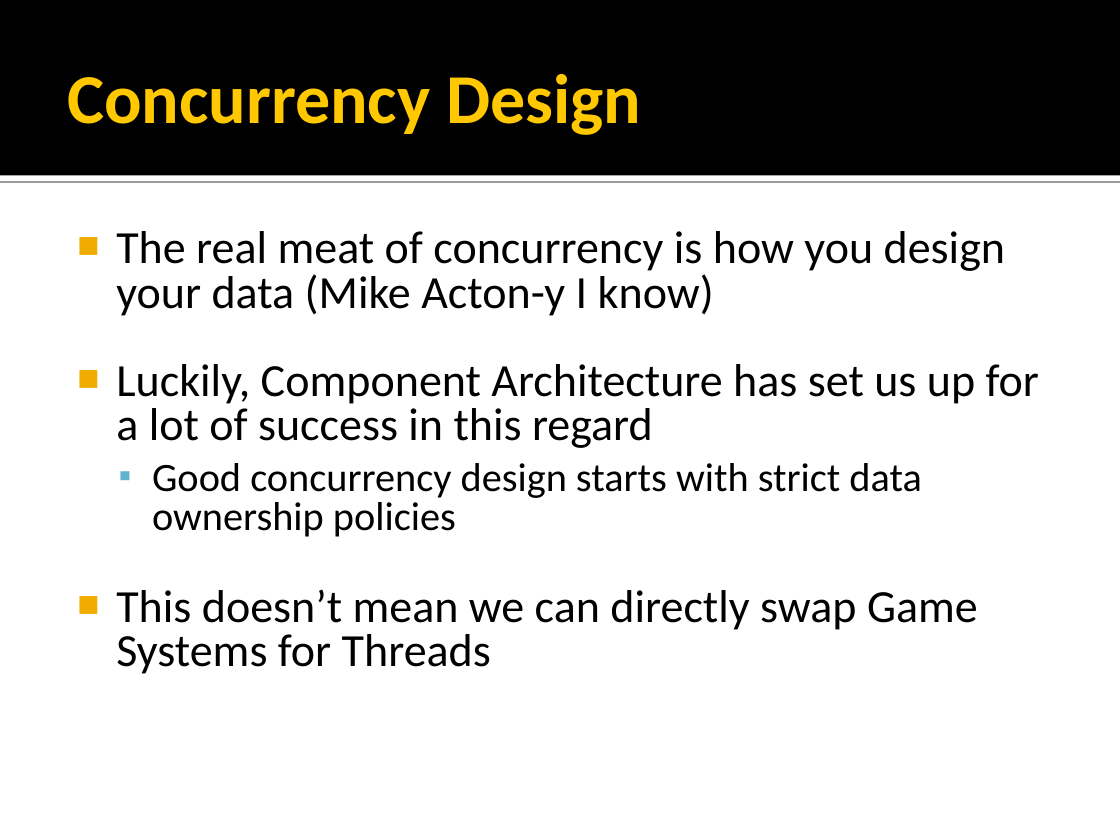
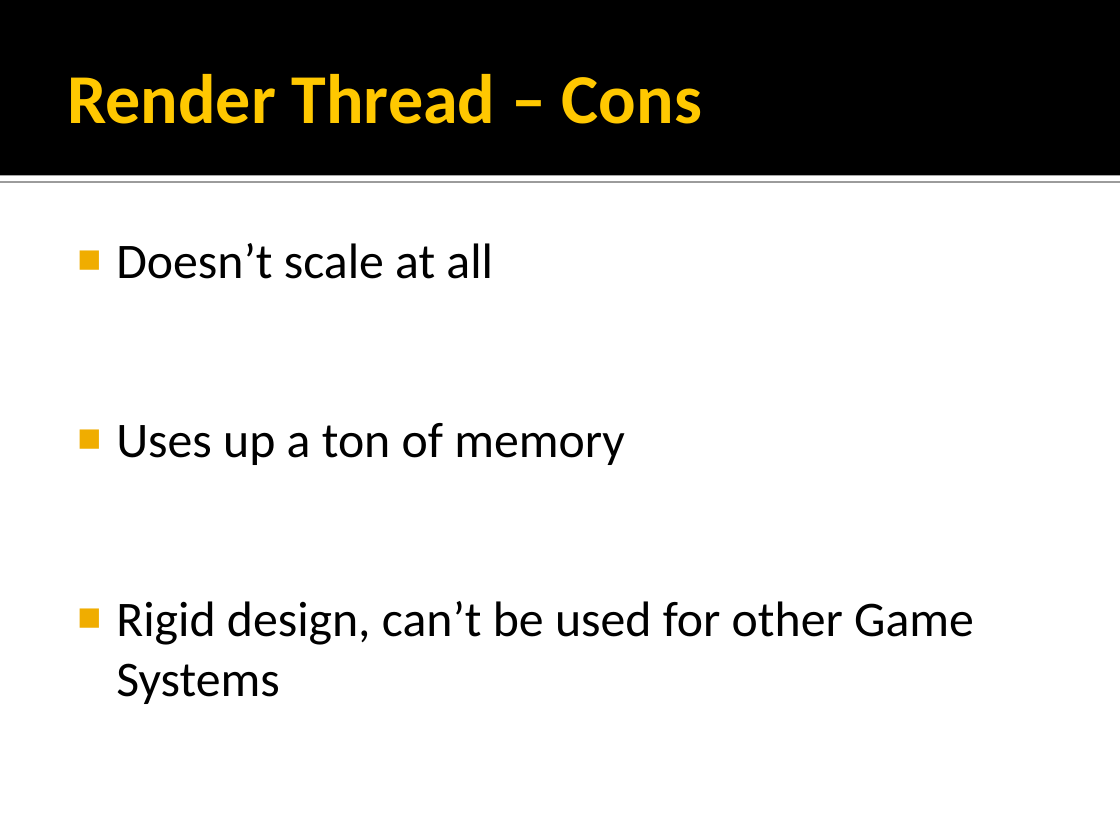
Before and after one commit to rmeisler/example_code, a slide deck: slide 12 of Concurrency Strategies.ppt (slide 5 before the commit). Drawn at 1120x840 pixels with LibreOffice and Linux fonts; fonts in the diff are those of the drawing. Boxes give left, top, right and bottom in pixels: in the first picture for what was removed or moved away, otherwise in the second. Text is boxed around its words. In the diff, an @@ line names an element or a change of style, - is before the commit and + after.

Commit message:
Massive refactor - Fixed subtle memory problems in Actor, redesigned ActorFactory to do delayed creation,   using local copy technique instead of cache alignment to prevent potential false sharing on   Actor - Changed normal CRIT_SECT on ActorFactory to SRWLOCK for better perf - Rewrote presentation from ground up, almost done - Next commit will be from other comp where I have triple-buffering changes for Render Thread implementation

```diff
--- a/Concurrency Strategies.ppt
+++ b/Concurrency Strategies.ppt
@@ title at (67,74,702,124): text changed @@
-Concurrency Design
+Render Thread – Cons
@@ text at (116,243,974,704): text changed; size 29.6 to 32 pt @@
-■ The real meat of concurrency is how you design your data (Mike Acton-y I know)
-■ Luckily, Component Architecture has set us up for a lot of success in this regard
-  ▪ Good concurrency design starts with strict data ownership policies
-■ This doesn’t mean we can directly swap Game Systems for Threads
+■ Doesn’t scale at all
+■ Uses up a ton of memory
+■ Rigid design, can’t be used for other Game Systems
```
Also in this commit, not shown: 2 other slides changed, 42 slides added, 19 slides removed, 17 other files.
